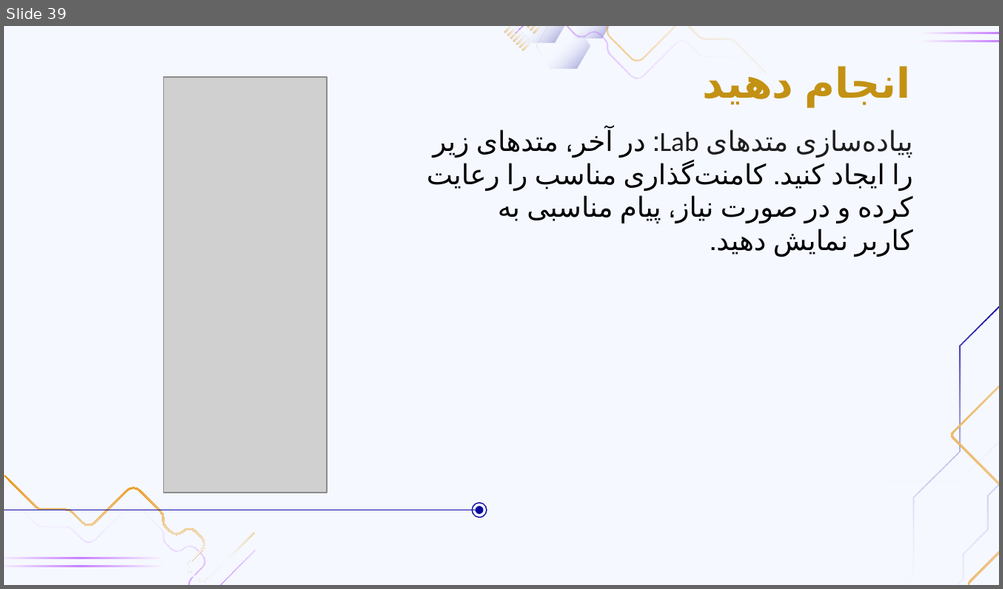
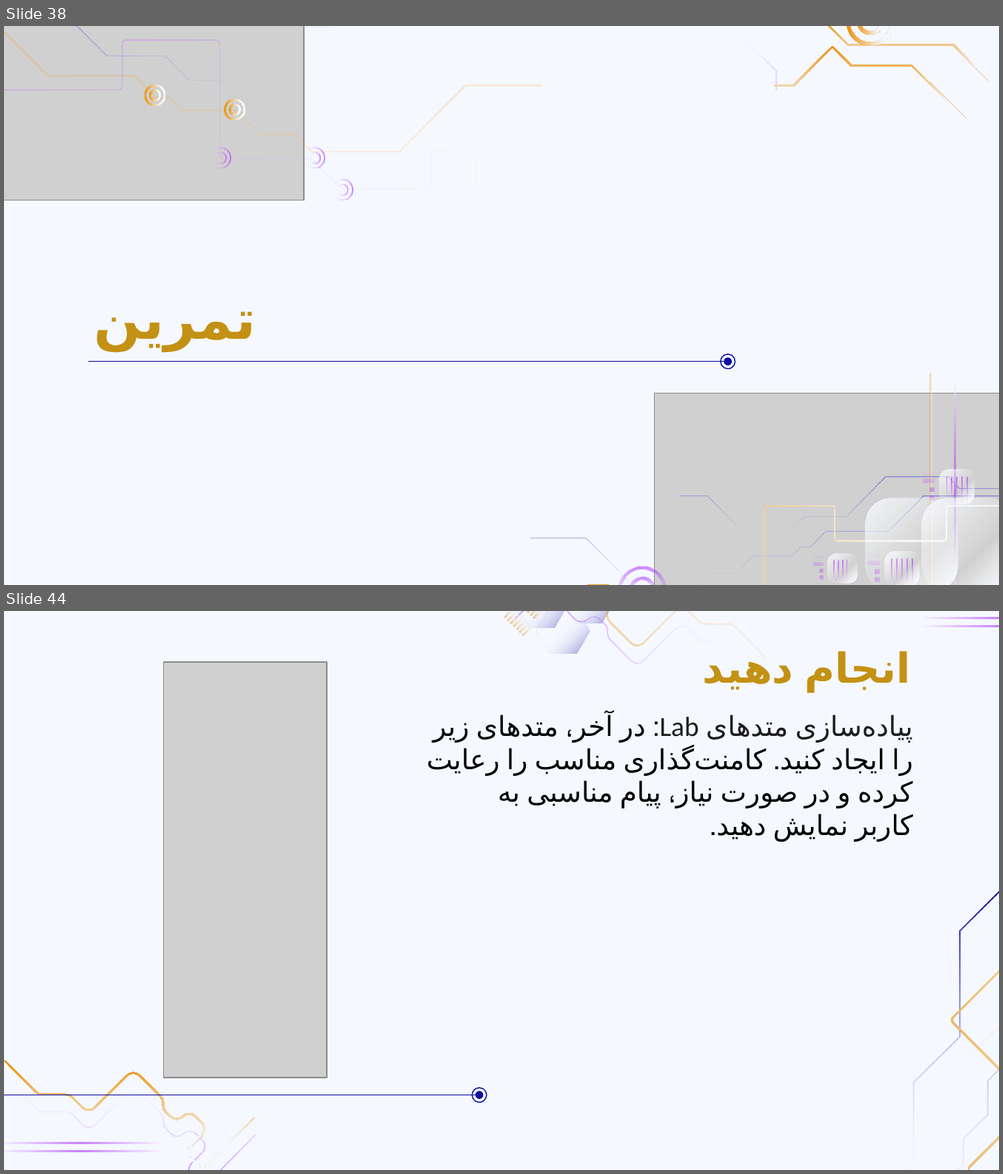
Before and after one commit to AUT-Programming/AP-Workshop, a slide deck: Slides/workshop_2/workshop_2.pptx. Shown one above the other, each under a label of ours: slide 39 before the commit, slides 38 and 44 after it; the slides between them are not shown. The pictures are 1003x589 and 1003x1174 pixels, drawn with LibreOffice and Linux fonts; fonts in the diff are those of the drawing; grey boxes stand for pictures; background and template pictures are left out. Boxes give left, top, right and bottom in pixels: in the first picture for what was removed or moved away, otherwise in the second. Text is boxed around its words. In the diff, an @@ line names an element or a change of style, - is before the commit and + after.

```diff
--- a/Slides/workshop_2/workshop_2.pptx
+++ b/Slides/workshop_2/workshop_2.pptx
@@ slide 38 added at [4, 26, 999, 585], background #F5F8FF @@
@@ group added at [708, 26, 989, 121]: 6 freeform shapes @@
@@ group added at [4, 26, 543, 434]: 13 freeform shapes, 1 picture @@
@@ title added at [94, 312, 256, 352], 40 pt, text #C39113, bold @@
+تمرین
@@ ellipse added at [720, 355, 735, 369], outline #0C0A9E 0.75 pt @@
@@ ellipse added at [723, 358, 731, 366], fill #0C0A9E @@
@@ line added from (88, 362) to (724, 362), #0C0A9E 0.75 pt @@
@@ group added at [529, 274, 999, 585]: 30 freeform shapes, 1 picture @@
@@ what was slide 39 is now slide 44 @@
```
Also in this commit, not shown: 37 slides changed, 4 other slides added, 1 other file.
